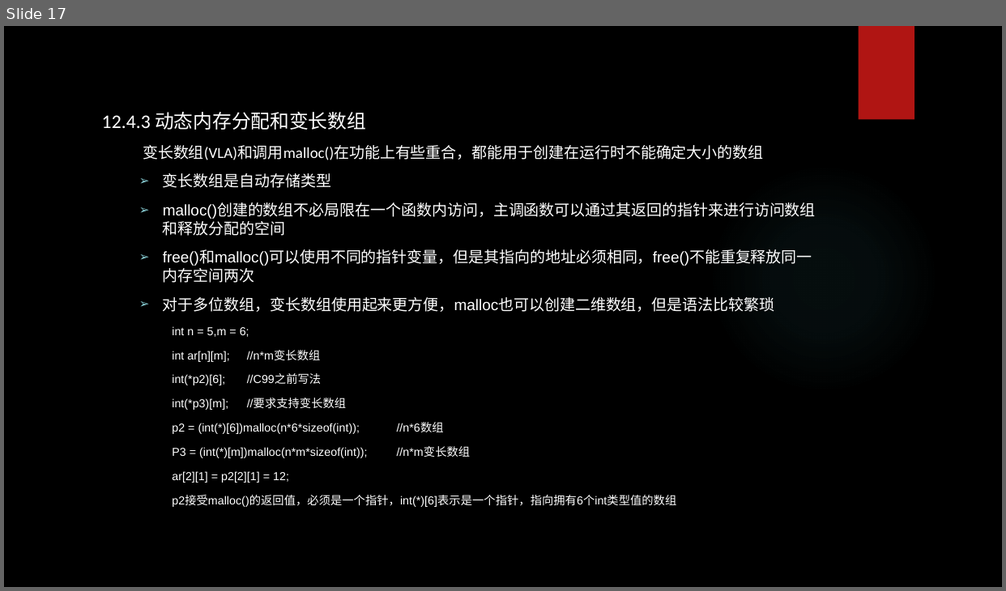
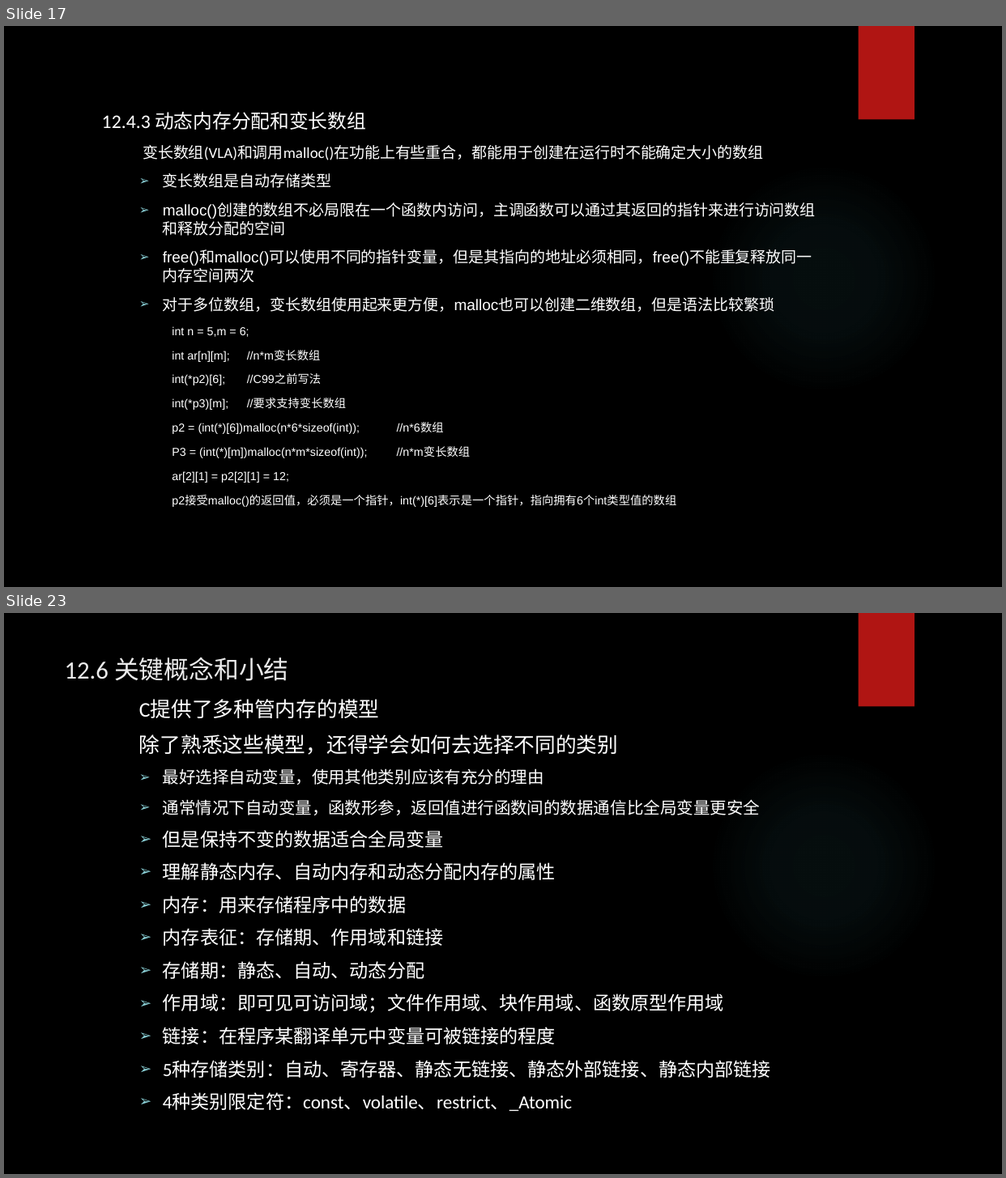
Before and after one commit to tsyin/c_ppt-code, a slide deck: 12存储类别、链接和内存管理.pptx. Shown one above the other, each under a label of ours: slide 17 before the commit, slides 17 and 23 after it; the slides between them are not shown. The pictures are 1006x591 and 1006x1178 pixels, drawn with LibreOffice and Linux fonts; fonts in the diff are those of the drawing; background and template pictures are left out. Boxes give left, top, right and bottom in pixels: in the first picture for what was removed or moved away, otherwise in the second. Text is boxed around its words. In the diff, an @@ line names an element or a change of style, - is before the commit and + after.

```diff
--- a/12存储类别、链接和内存管理.pptx
+++ b/12存储类别、链接和内存管理.pptx
@@ slide 23 added at <box>4,613,1002,1174</box>, background picture (left out); not listed: 2 template elements that a slide beside it also shows @@
@@ title added at <box>65,658,289,681</box>, 24 pt, text #EBEBEB @@
+12.6 关键概念和小结
@@ text added at <box>139,700,771,1111</box>, 18 pt, text #FFFFFF @@
+C提供了多种管内存的模型
+除了熟悉这些模型，还得学会如何去选择不同的类别
+  ➢ 最好选择自动变量，使用其他类别应该有充分的理由
+  ➢ 通常情况下自动变量，函数形参，返回值进行函数间的数据通信比全局变量更安全
+  ➢ 但是保持不变的数据适合全局变量
+  ➢ 理解静态内存、自动内存和动态分配内存的属性
+  ➢ 内存：用来存储程序中的数据
+  ➢ 内存表征：存储期、作用域和链接
+  ➢ 存储期：静态、自动、动态分配
+  ➢ 作用域：即可见可访问域；文件作用域、块作用域、函数原型作用域
+  ➢ 链接：在程序某翻译单元中变量可被链接的程度
+  ➢ 5种存储类别：自动、寄存器、静态无链接、静态外部链接、静态内部链接
+  ➢ 4种类别限定符：const、volatile、restrict、_Atomic
```
Also in this commit, not shown: 1 slide changed, 4 other slides added.
